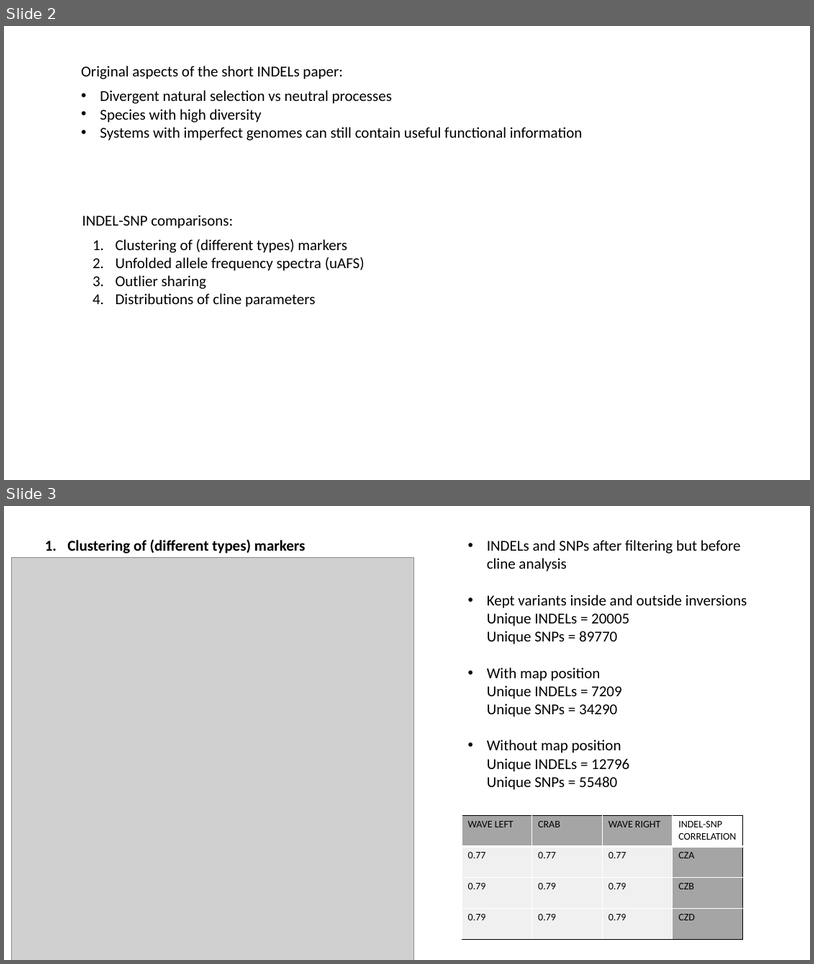
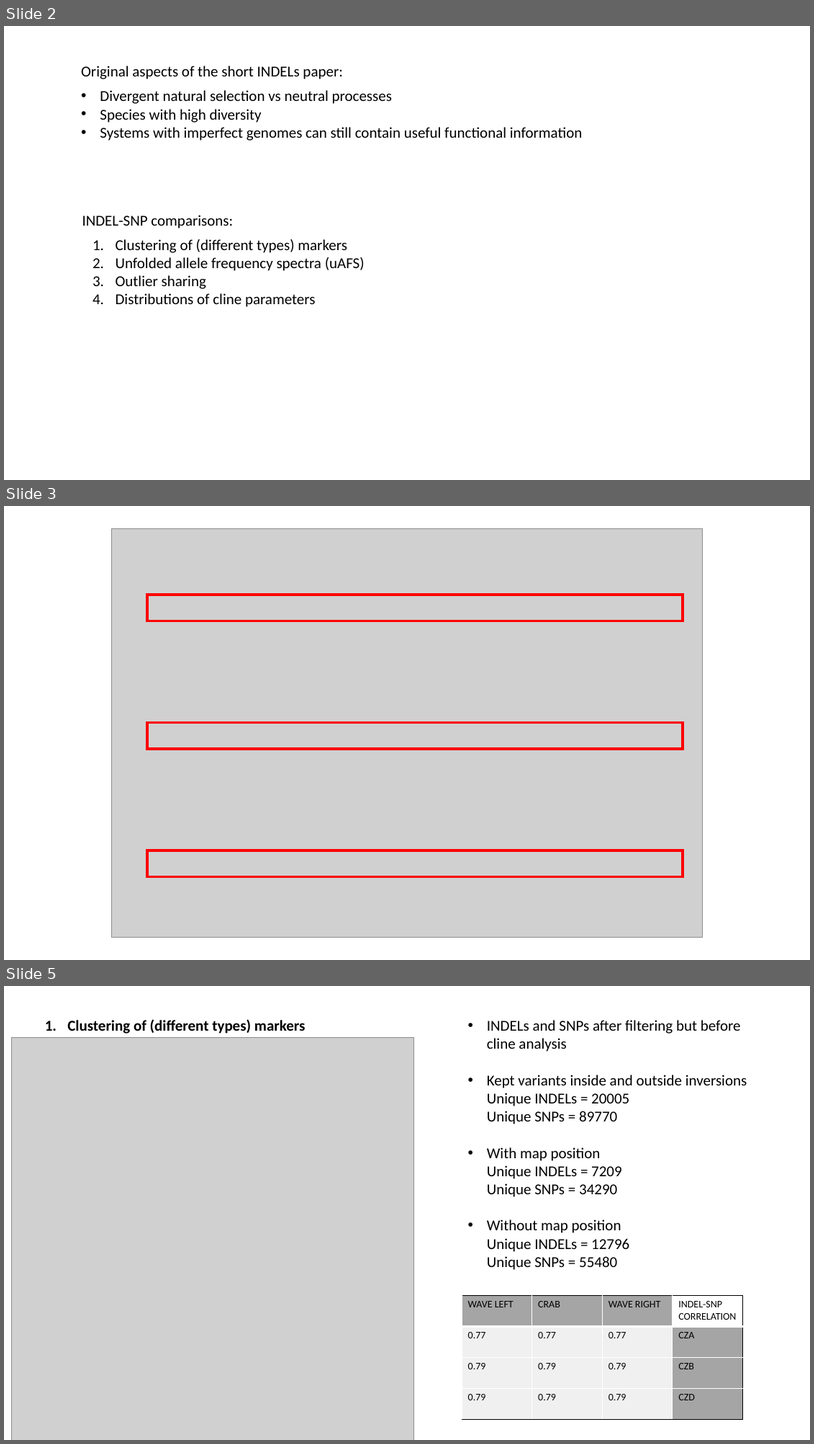
Before and after one commit to sam0per/Littorina_saxatilis_short_variants, a slide deck: short_genetic_variants/docs/short_indels_v02.pptx. Shown one above the other, each under a label of ours: slides 2 and 3 before the commit, slides 2, 3 and 5 after it; the slides between them are not shown. The pictures are 814x964 and 814x1444 pixels, drawn with LibreOffice and Linux fonts; fonts in the diff are those of the drawing; grey boxes stand for pictures. Boxes give left, top, right and bottom in pixels: in the first picture for what was removed or moved away, otherwise in the second. Text is boxed around its words. In the diff, an @@ line names an element or a change of style, - is before the commit and + after.

```diff
--- a/short_genetic_variants/docs/short_indels_v02.pptx
+++ b/short_genetic_variants/docs/short_indels_v02.pptx
@@ slide 3 added at [4, 506, 810, 960], background #FFFFFF @@
@@ picture added at [112, 529, 702, 937] @@
@@ rectangle added at [147, 595, 684, 620], outline #FF0000 3 pt @@
@@ rectangle added at [147, 723, 684, 749], outline #FF0000 3 pt @@
@@ rectangle added at [147, 850, 684, 876], outline #FF0000 3 pt @@
@@ what was slide 3 is now slide 5 @@
```
Also in this commit, not shown: 1 other slide added, 3 other files.
